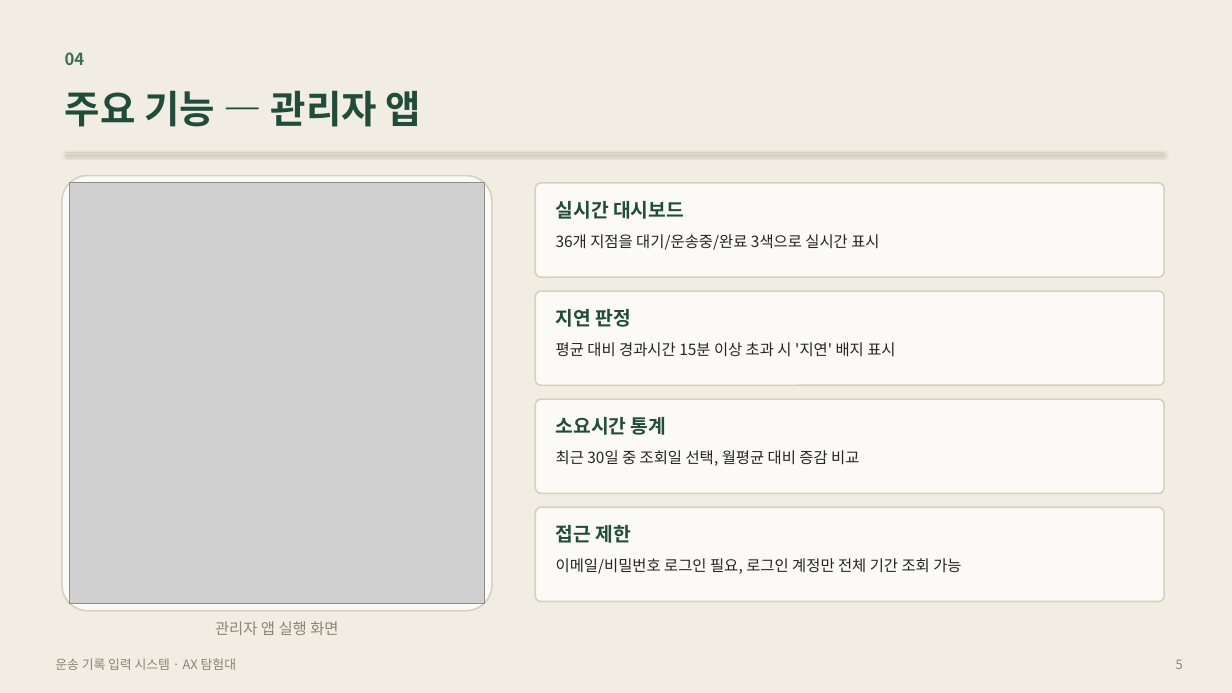
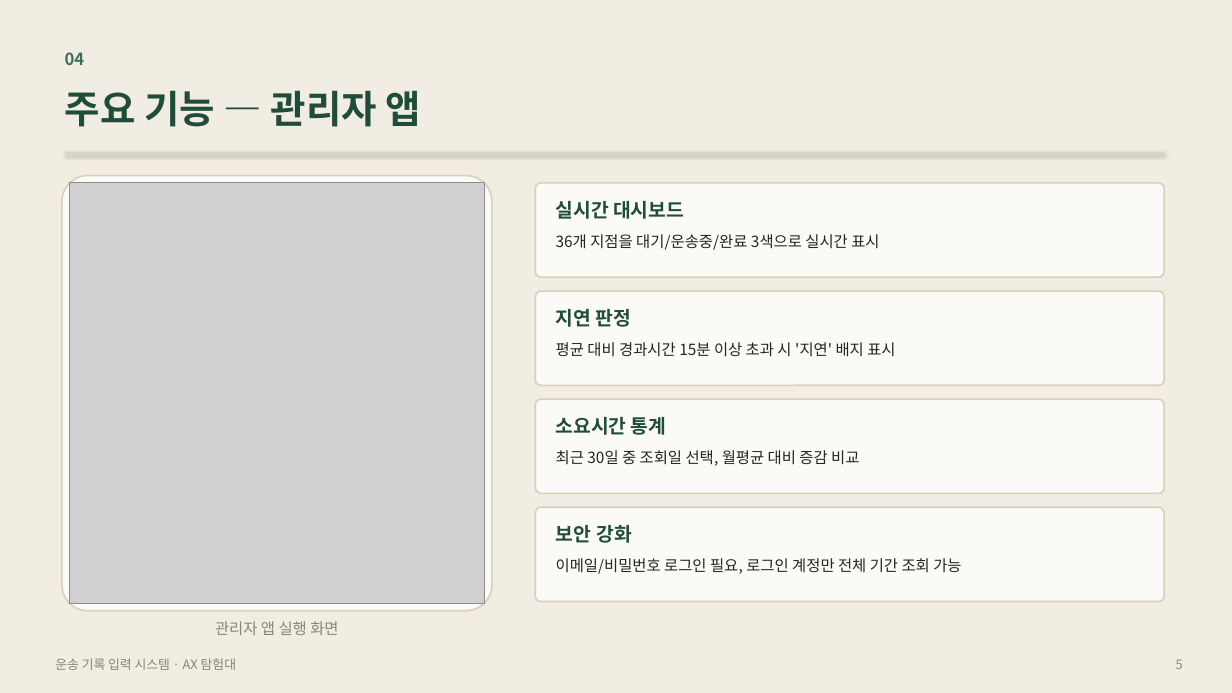
Before and after one commit to dreamsinblue-gif/KGH, a slide deck: slide 5 of 6_발표자료.pptx. Drawn at 1232x693 pixels with LibreOffice and Linux fonts; fonts in the diff are those of the drawing; grey boxes stand for pictures. Boxes give left, top, right and bottom in pixels: in the first picture for what was removed or moved away, otherwise in the second. Text is boxed around its words. In the diff, an @@ line names an element or a change of style, - is before the commit and + after.

```diff
--- a/6_발표자료.pptx
+++ b/6_발표자료.pptx
@@ text at [556,525,631,543]: text changed @@
-접근 제한
+보안 강화
```
Also in this commit, not shown: 7 other slides changed.
